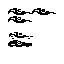
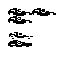
Comparing the layer stacks of the two w=64, h=64 images. Changes:
painted on "Layer 3" over [9, 12, 56, 24]
